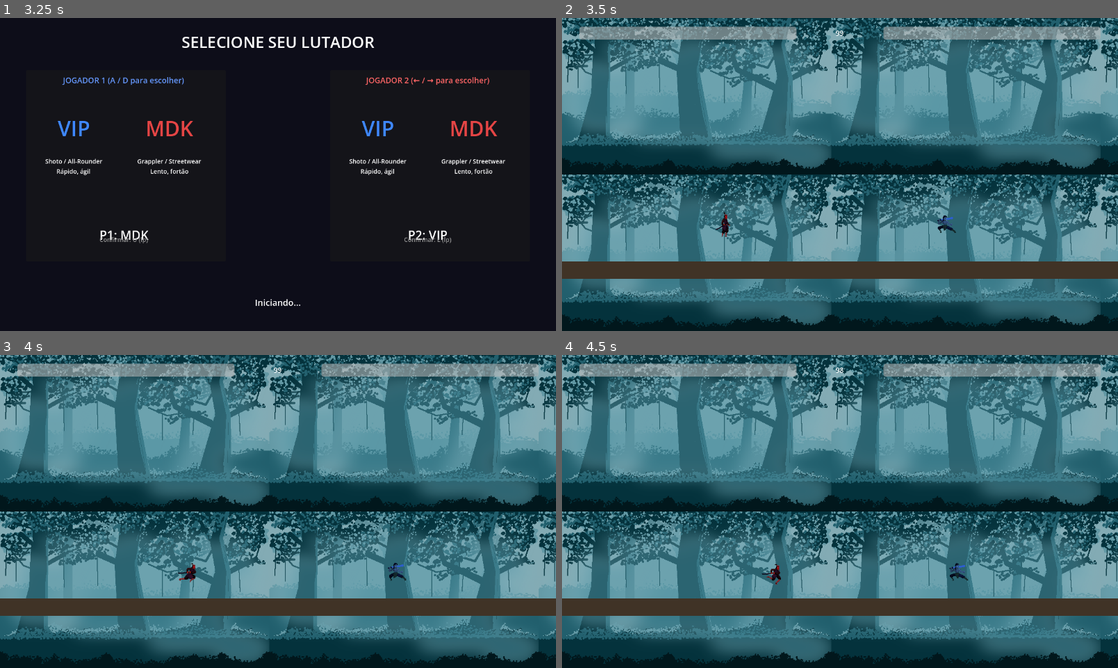
Above: before the commit, frames 1-4 (two rows, left to right).
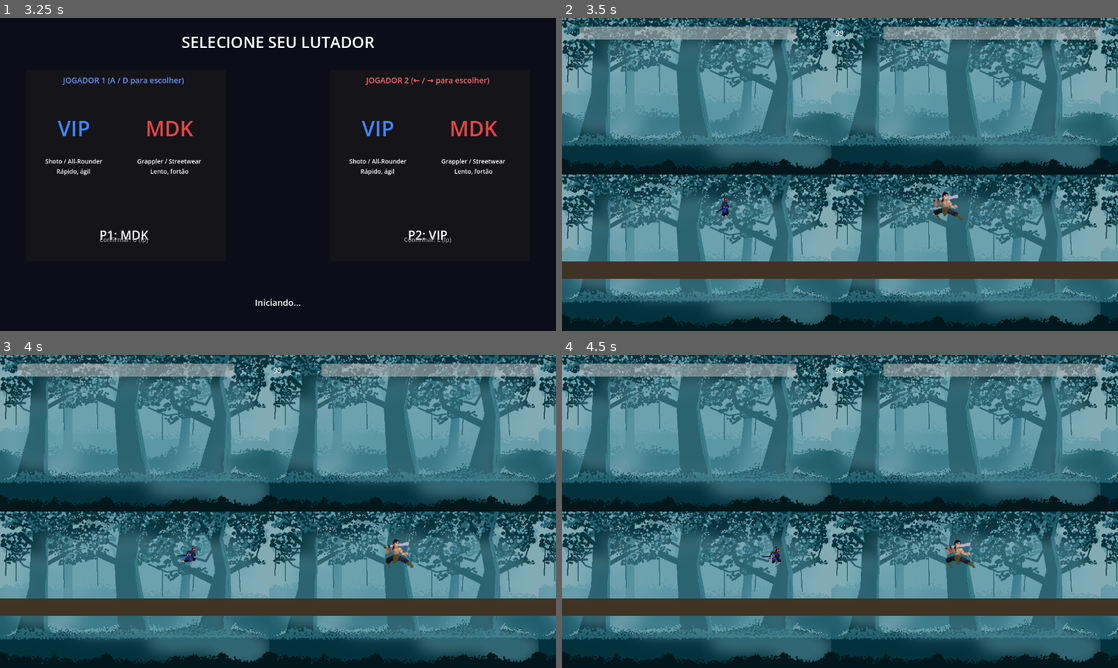
Above: after the commit, the same moments.

Repository: ARTvl32/Jogo-da-Firma
Game: Godot game, scene res://scenes/menus/MenuPrincipal.tscn
The game is run twice, just before and just after one commit, with the same random seed, the same clock (stepped at 60 frames per second) and the same inputs.
Inputs:
- Up to frame 1 (3.25 s): click "VERSUS" at 0.5 s; tap Enter at 1.25, 2.75 s; hold U (p1_lp) 1.28-2.03 s; hold D (p1_right) 1.28-2.78 s; tap Space at 2 s; tap Left (p2_left) at 2.1 s; hold A (p1_left) from 2.78 s (still down); hold L (p2_lp) from 2.78 s (still down)
- Up to frame 2 (3.5 s): keep holding A (p1_left); keep holding L (p2_lp)
- Up to frame 3 (4 s): release A (p1_left) at 3.53 s; release L (p2_lp) at 3.53 s; hold D (p1_right) from 3.53 s (still down); tap Right (p2_right) at 3.6 s
- Up to frame 4 (4.5 s): keep holding D (p1_right); hold U (p1_lp) from 4.28 s (still down)

Frame 1 is identical in both runs. In frame 2, 0.4% of the frame differs, in the area x 27-73%, y 55-70%; in frame 3, 0.5%, in the area x 31-75%, y 58-73%; in frame 4, 0.5%.

Commit message:
style(sprites): remove tint de cor e ajusta escala dos personagens
VIP: scale 1.6 (126px -> 201px), position.y -41 para alinhar pe ao chao.
MDK: scale 1.0 (200px naturais), position.y -40 para alinhar pe ao chao.
Remove modulate azul/vermelho — sprites exibidos em cor natural.

Diff:
--- a/scenes/fighters/personagens/MDK/MDK.tscn
+++ b/scenes/fighters/personagens/MDK/MDK.tscn
@@ -282,5 +282,6 @@
 script = ExtResource("2_script")
 
 [node name="AnimatedSprite2D" parent="."]
-modulate = Color(0.902, 0.271, 0.271, 1)
+position = Vector2(0, -40)
+scale = Vector2(1.0, 1.0)
 sprite_frames = SubResource("SpriteFrames_main")
--- a/scenes/fighters/personagens/VIP/VIP.tscn
+++ b/scenes/fighters/personagens/VIP/VIP.tscn
@@ -414,5 +414,6 @@
 script = ExtResource("2_script")
 
 [node name="AnimatedSprite2D" parent="."]
-modulate = Color(0.247, 0.533, 1, 1)
+position = Vector2(0, -41)
+scale = Vector2(1.6, 1.6)
 sprite_frames = SubResource("SpriteFrames_main")
